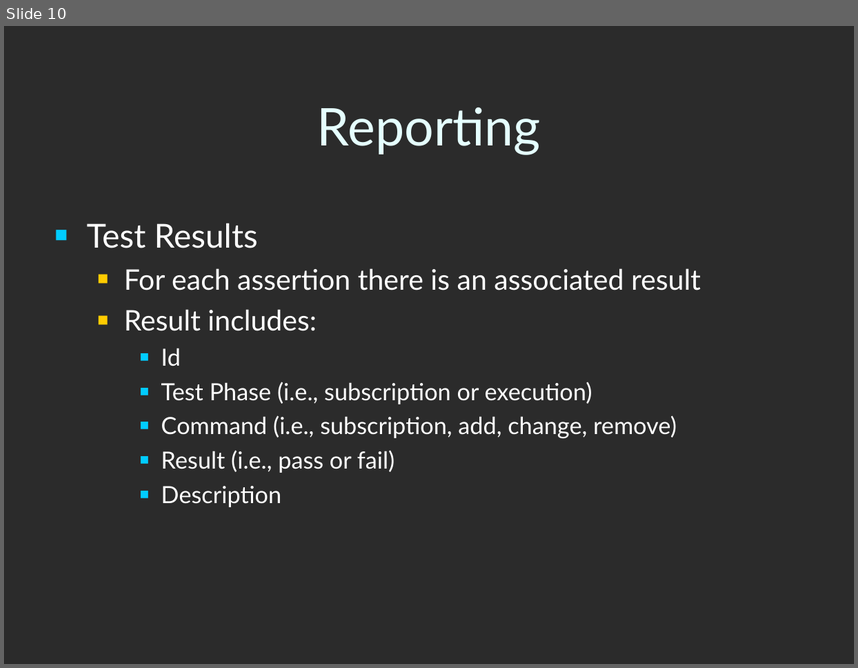
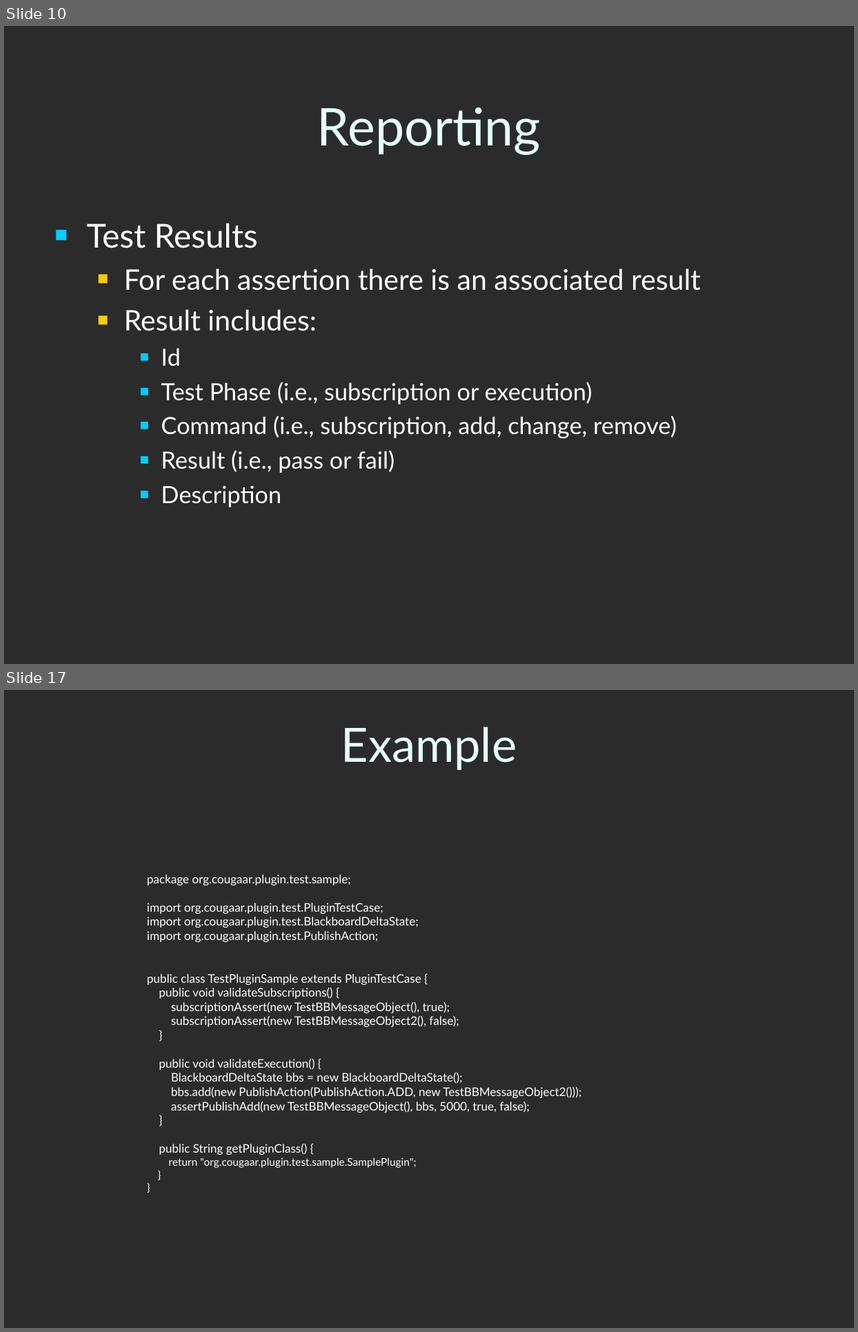
Before and after one commit to codeaudit/cougaar-cougaarunit, a slide deck: CougaarUnit/Cougaar Test Framework.ppt. Shown one above the other, each under a label of ours: slide 10 before the commit, slides 10 and 17 after it; the slides between them are not shown. The pictures are 858x668 and 858x1332 pixels, drawn with LibreOffice and Linux fonts; fonts in the diff are those of the drawing; background and template pictures are left out; a plain dark background stands for a picture behind light text. Boxes give left, top, right and bottom in pixels: in the first picture for what was removed or moved away, otherwise in the second. Text is boxed around its words. In the diff, an @@ line names an element or a change of style, - is before the commit and + after.

```diff
--- a/CougaarUnit/Cougaar Test Framework.ppt
+++ b/CougaarUnit/Cougaar Test Framework.ppt
@@ slide 17 added at <box>4,690,854,1328</box>, background picture (left out) @@
@@ title added at <box>341,727,517,770</box>, 40 pt, text #E5FFFF @@
+Example
@@ text added at <box>147,874,582,1167</box>, 10 pt, text #FFFFFF @@
+package org.cougaar.plugin.test.sample;
+import org.cougaar.plugin.test.PluginTestCase;
+import org.cougaar.plugin.test.BlackboardDeltaState;
+import org.cougaar.plugin.test.PublishAction;
+public class TestPluginSample extends PluginTestCase {
+public void validateSubscriptions() {
+subscriptionAssert(new TestBBMessageObject(), true);
+subscriptionAssert(new TestBBMessageObject2(), false);
+}
+public void validateExecution() {
+BlackboardDeltaState bbs = new BlackboardDeltaState();
+bbs.add(new PublishAction(PublishAction.ADD, new TestBBMessageObject2()));
+assertPublishAdd(new TestBBMessageObject(), bbs, 5000, true, false);
+}
+public String getPluginClass() {
+return "org.cougaar.plugin.test.sample.SamplePlugin";
+}
+}
```
Also in this commit, not shown: 6 other slides added, 1 slide removed, 9 other files.
